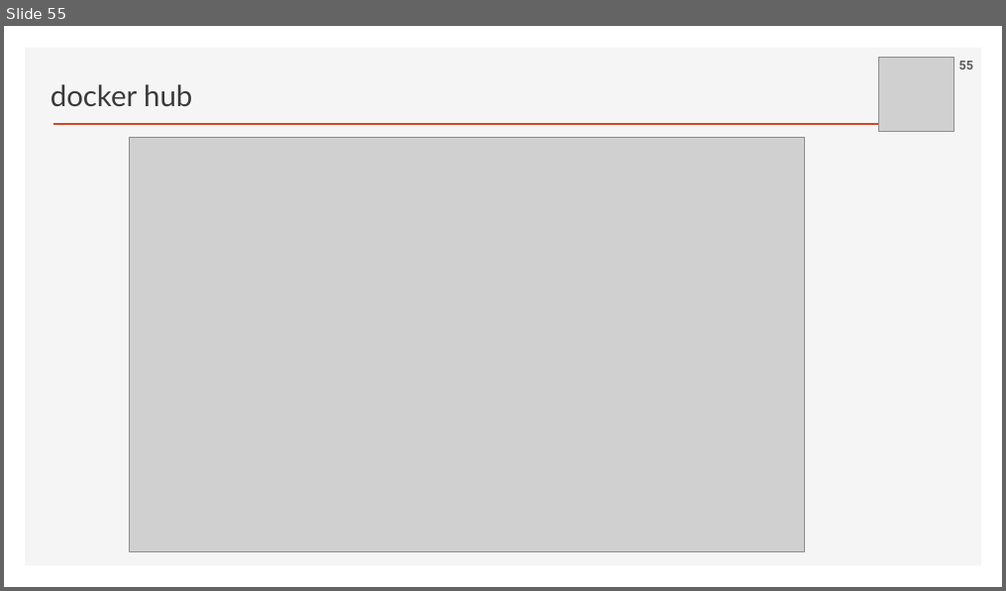
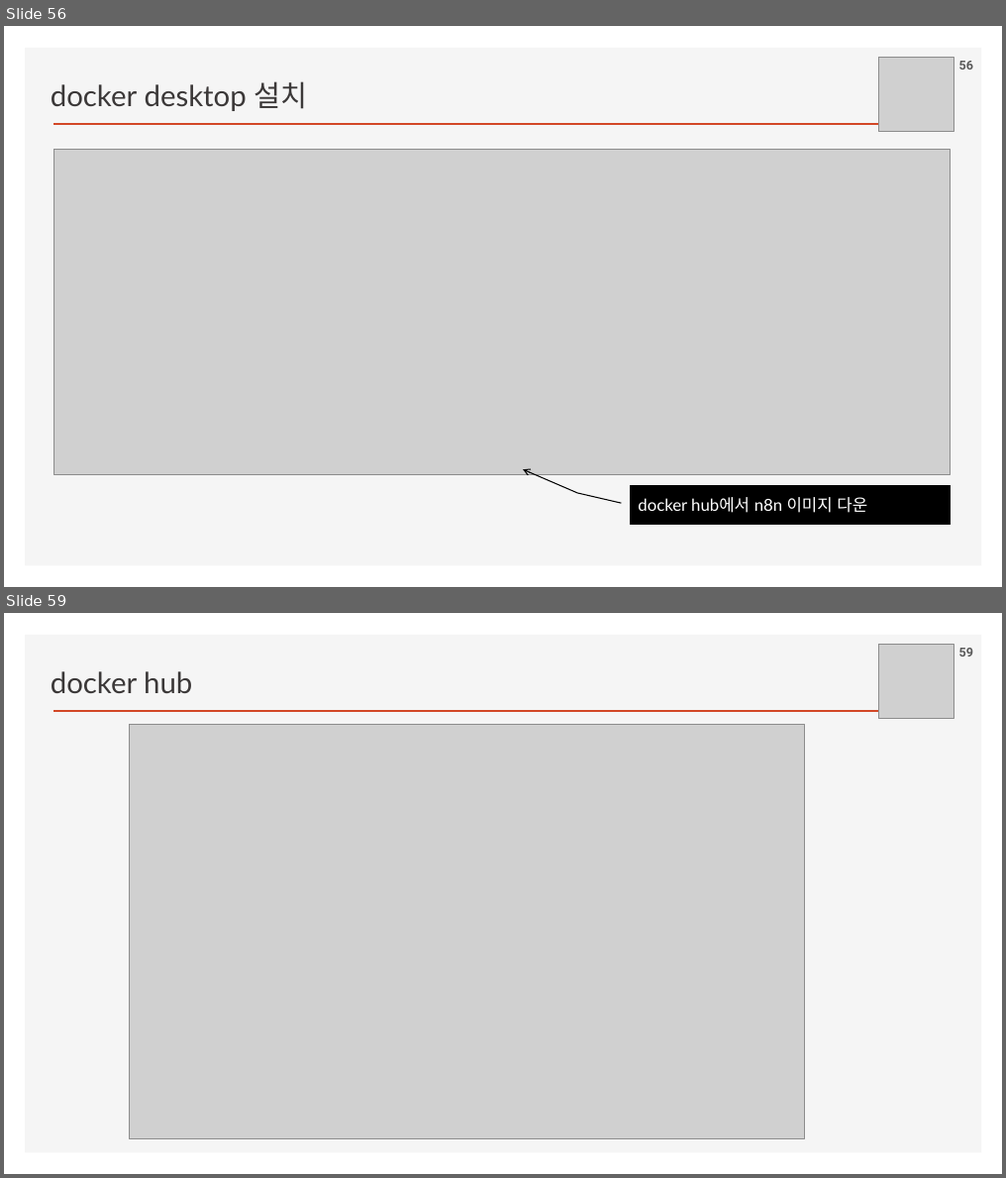
Before and after one commit to ancestor9/2026_Fall_Application-Deployment, a slide deck: App Deployment.pptx. Shown one above the other, each under a label of ours: slide 55 before the commit, slides 56 and 59 after it; the slides between them are not shown. The pictures are 1006x591 and 1006x1178 pixels, drawn with LibreOffice and Linux fonts; fonts in the diff are those of the drawing; grey boxes stand for pictures; background and template pictures are left out. Boxes give left, top, right and bottom in pixels: in the first picture for what was removed or moved away, otherwise in the second. Text is boxed around its words. In the diff, an @@ line names an element or a change of style, - is before the commit and + after.

```diff
--- a/App Deployment.pptx
+++ b/App Deployment.pptx
@@ slide 56 added at [4, 26, 1002, 587], background #FFFFFF; not listed: 2 template elements that a slide beside it also shows @@
@@ text added at [51, 81, 307, 111], 28 pt, text #3B3838 @@
+docker desktop 설치
@@ picture added at [879, 57, 954, 132] @@
@@ page number added at [959, 61, 973, 70], 12 pt, text #595959, bold @@
+56
@@ picture added at [54, 150, 950, 475] @@
@@ border callout added at [631, 486, 950, 525], fill #000000, outline #000000 1 pt, 16 pt, text #FFFFFF @@
+docker hub에서 n8n 이미지 다운
@@ what was slide 55 is now slide 59 @@
```
Also in this commit, not shown: 3 slides changed, 9 other slides added, 2 slides removed.
